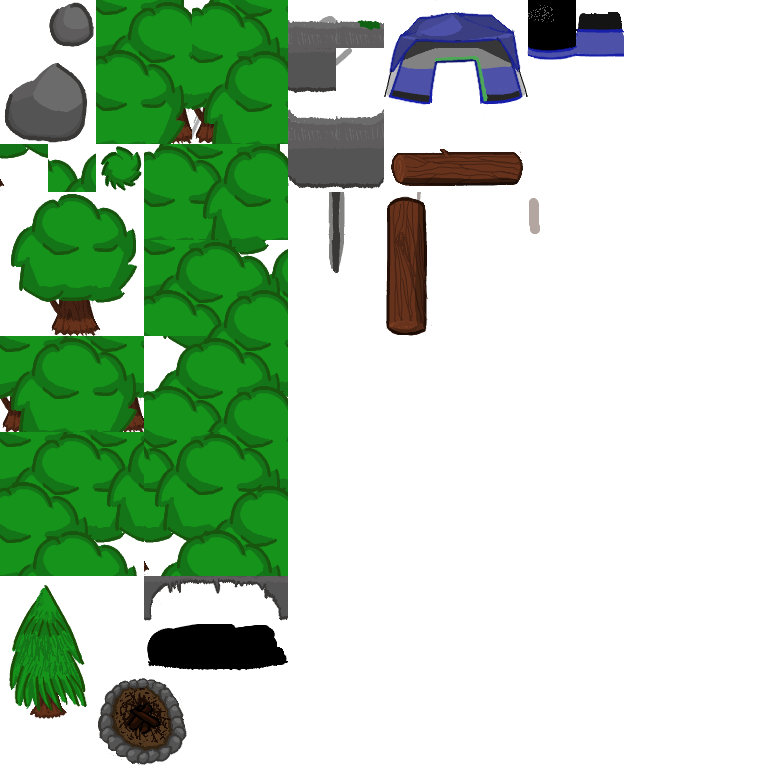
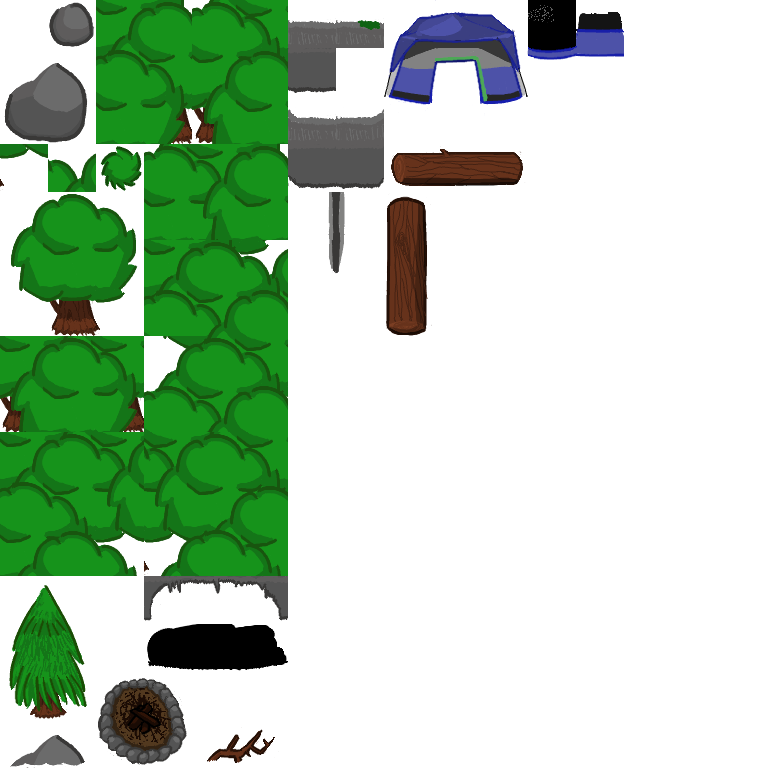
The second 768 x 768 image is a revision of the first. Changes to its layers:
added group "rock in water" with 5 layers above "branch in water" over [10, 735, 85, 768]
added layer "doodles #14" in group "rock in water" over [56, 735, 85, 764]
added layer "doodles #17" in group "rock in water" over [33, 735, 83, 768]
added layer "doodles #18" in group "rock in water" over [10, 735, 59, 768]
added layer "doodles #19" in group "rock in water" over [24, 735, 74, 762]
added group "branch in water" with 3 layers above "doodles copy" over [207, 727, 279, 763]
added layer "outline #17" in group "branch in water" over [207, 727, 279, 763]
added layer "color #4" in group "branch in water" over [213, 731, 266, 763]
added layer "shadow #2" in group "branch in water" over [208, 731, 273, 762]
hid "doodles copy" over [192, 2, 540, 323]
